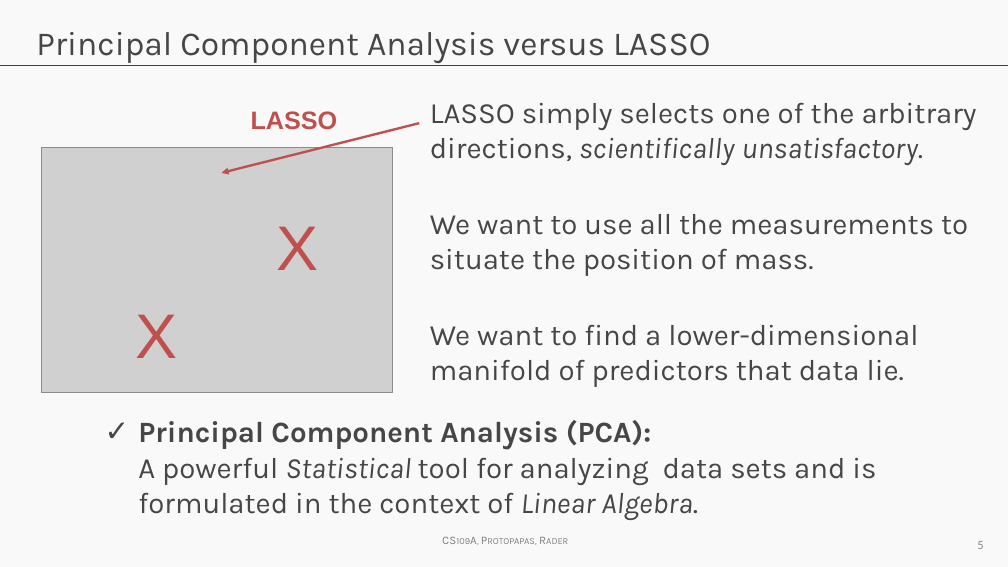
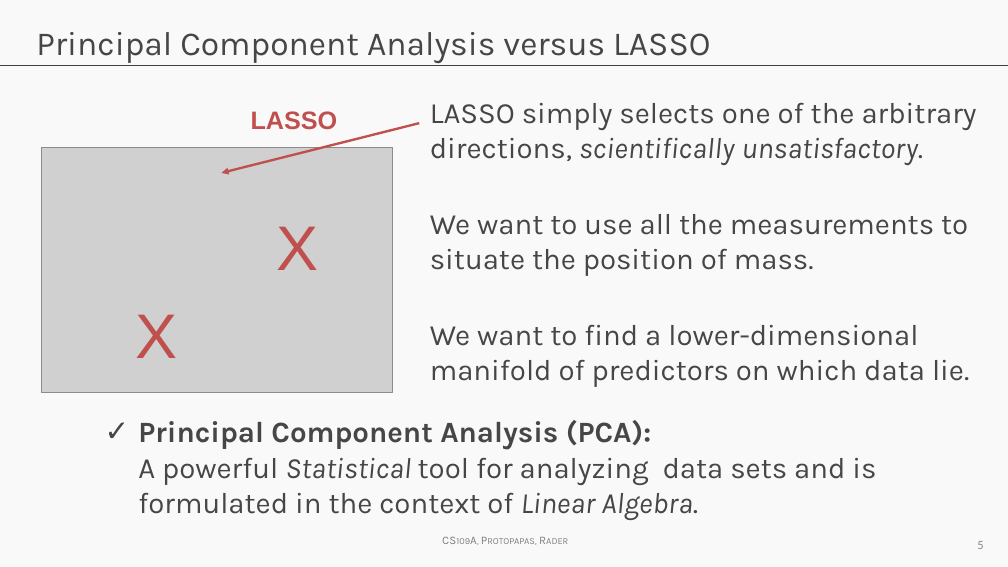
Before and after one commit to Harvard-IACS/2018-CS109A, a slide deck: slide 5 of content/a-sections/a-sec-4/Adv_Section4_Slides_PCA.pptx. Drawn at 1008x567 pixels with LibreOffice and Linux fonts; fonts in the diff are those of the drawing; grey boxes stand for pictures; background and template pictures are left out. Boxes give left, top, right and bottom in pixels: in the first picture for what was removed or moved away, otherwise in the second. Text is boxed around its words. In the diff, an @@ line names an element or a change of style, - is before the commit and + after.

```diff
--- a/content/a-sections/a-sec-4/Adv_Section4_Slides_PCA.pptx
+++ b/content/a-sections/a-sec-4/Adv_Section4_Slides_PCA.pptx
@@ text at box(430, 325, 969, 387): text changed @@
-We want to find a lower-dimensional manifold of predictors that data lie.
+We want to find a lower-dimensional manifold of predictors on which data lie.
```
Also in this commit, not shown: 21 other slides changed, 2 slides added, 1 slide removed, 1 other file.
